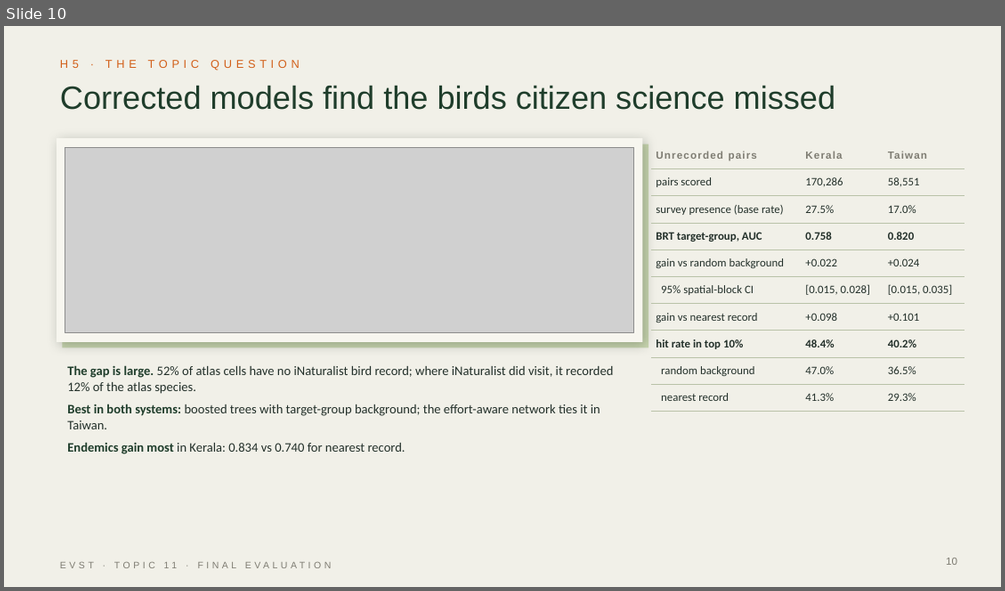
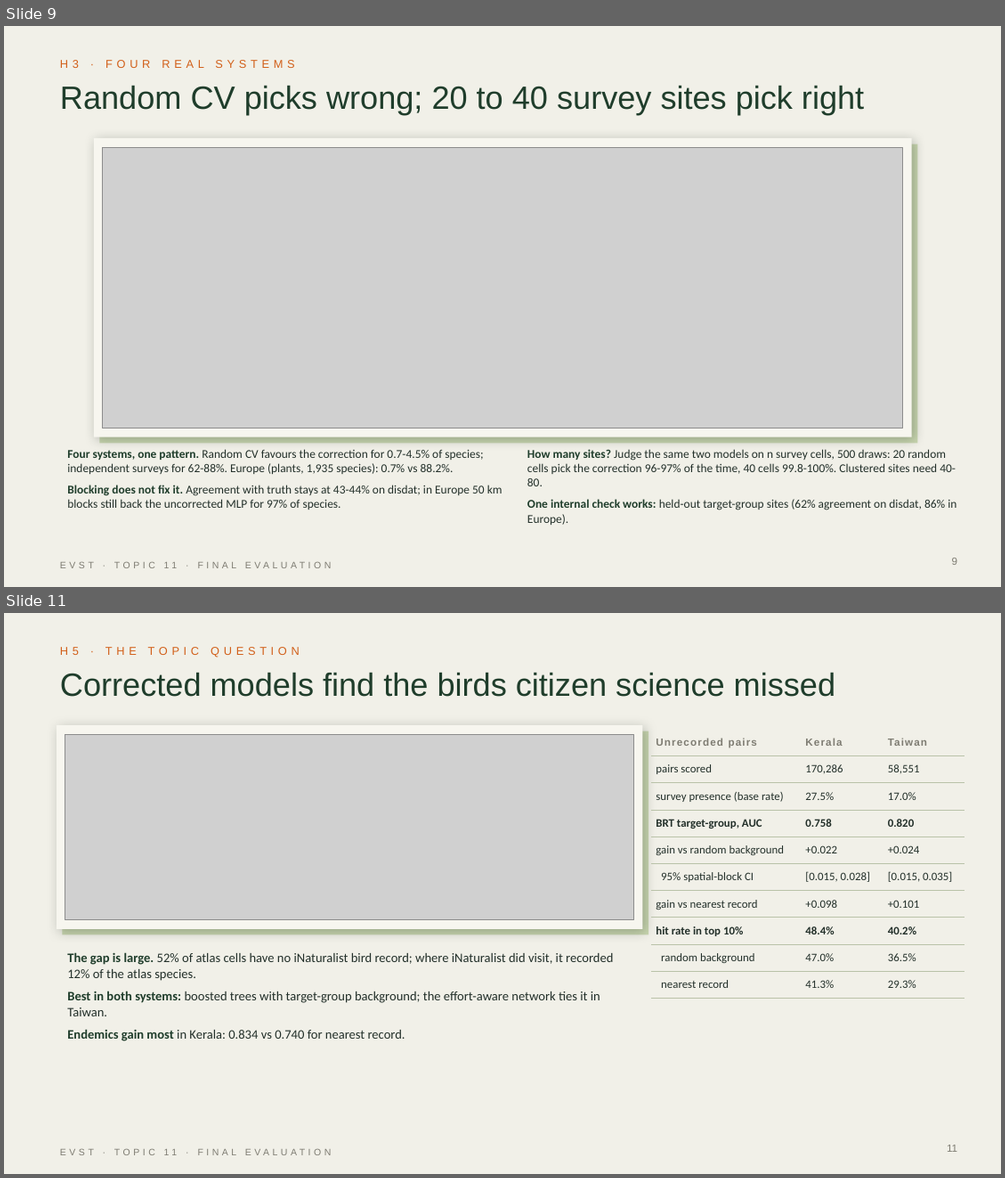
Before and after one commit to Incognius/EVST-Project-Nallagatla-Kingdom, a slide deck: final/EVST_Topic11_Final.pptx. Shown one above the other, each under a label of ours: slide 10 before the commit, slides 9 and 11 after it; the slides between them are not shown. The pictures are 1005x591 and 1005x1178 pixels, drawn with LibreOffice and Linux fonts; fonts in the diff are those of the drawing; grey boxes stand for pictures; background and template pictures are left out. Boxes give left, top, right and bottom in pixels: in the first picture for what was removed or moved away, otherwise in the second. Text is boxed around its words. In the diff, an @@ line names an element or a change of style, - is before the commit and + after.

```diff
--- a/final/EVST_Topic11_Final.pptx
+++ b/final/EVST_Topic11_Final.pptx
@@ slide 9 added at box(4, 26, 1001, 587), background picture (left out); not listed: 1 template element that a slide beside it also shows @@
@@ text added at box(60, 60, 294, 68), 11 pt, text #D2601A @@
+H3 · FOUR REAL SYSTEMS
@@ text added at box(60, 85, 864, 115), 31 pt, text #1F3D2B @@
+Random CV picks wrong; 20 to 40 survey sites pick right
@@ rectangle added at box(94, 138, 912, 437), fill #F7F6EF @@
@@ rectangle added at box(100, 144, 918, 443), fill #C9D6B0 @@
@@ picture added at box(103, 147, 903, 428) @@
@@ text added at box(67, 449, 502, 509), 11.5 pt, text #23302A @@
+▪ Four systems, one pattern. Random CV favours the correction for 0.7-4.5% of species; independent surveys for 62-88%. Europe (plants, 1,935 species): 0.7% vs 88.2%.
+▪ Blocking does not fix it. Agreement with truth stays at 43-44% on disdat; in Europe 50 km blocks still back the uncorrected MLP for 97% of species.
@@ text added at box(527, 449, 956, 524), 11.5 pt, text #23302A @@
+▪ How many sites? Judge the same two models on n survey cells, 500 draws: 20 random cells pick the correction 96-97% of the time, 40 cells 99.8-100%. Clustered sites need 40-80.
+▪ One internal check works: held-out target-group sites (62% agreement on disdat, 86% in Europe).
@@ page number added at box(952, 557, 957, 564), 10 pt, text #7E7C72 @@
+9
@@ what was slide 10 is now slide 11 @@
@@ page number at box(947, 1144, 957, 1151): text changed @@
-10
+11
```
Also in this commit, not shown: 10 slides changed, 1 other slide added, 1 slide removed, 18 other files.
